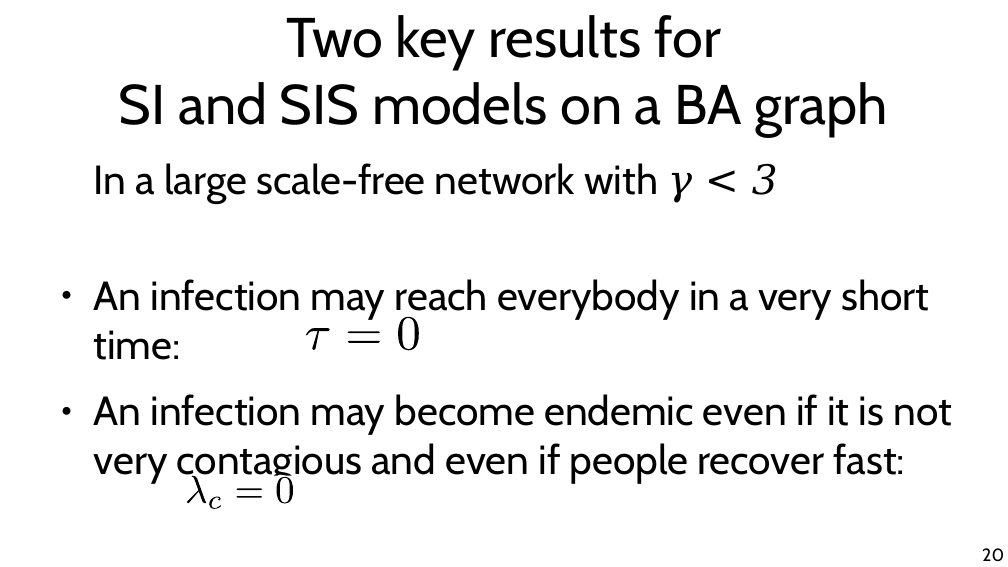
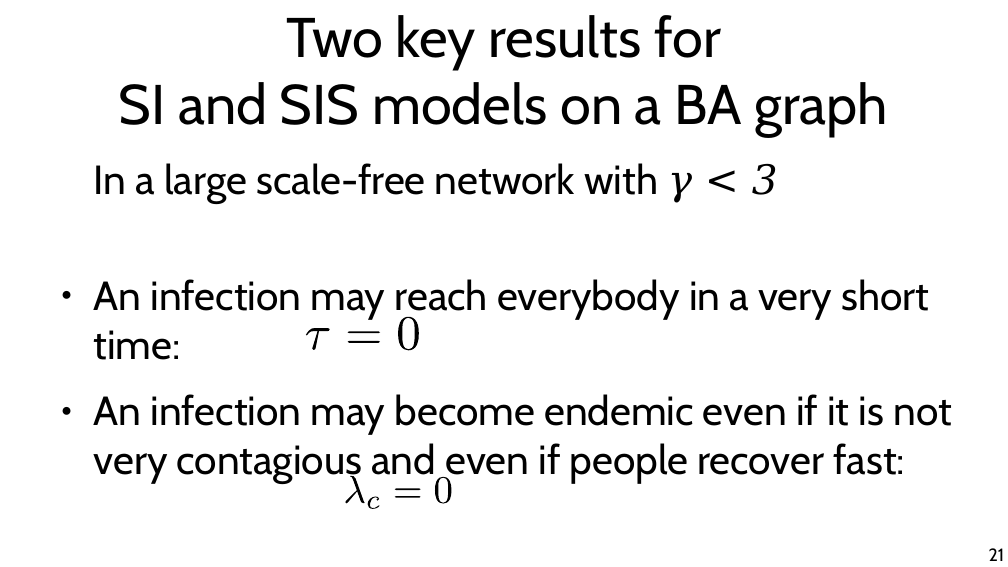
Before and after one commit to chatox/networks-science-course, a slide deck: slide 21 of theory/odp/tt27_epidemics_on_graphs.odp (slide 20 before the commit). Drawn at 1008x567 pixels with LibreOffice and Linux fonts; fonts in the diff are those of the drawing. Boxes give left, top, right and bottom in pixels: in the first picture for what was removed or moved away, otherwise in the second. Text is boxed around its words. In the diff, an @@ line names an element or a change of style, - is before the commit and + after.

```diff
--- a/theory/odp/tt27_epidemics_on_graphs.odp
+++ b/theory/odp/tt27_epidemics_on_graphs.odp
@@ freeform shape: place and size @@
-freeform shape at (276, 477, 293, 503)
+freeform shape at (346, 476, 365, 503)
@@ freeform shape: place and size @@
-freeform shape at (187, 476, 206, 503)
+freeform shape at (435, 477, 452, 503)
@@ 3 freeform shapes: place and size @@
-3 freeform shapes at (185, 476, 295, 509)
+3 freeform shapes at (343, 476, 453, 509)
@@ page number at (989, 548, 1005, 561): text changed @@
-20
+21
```
Also in this commit, not shown: 8 other slides changed, 1 slide added.
